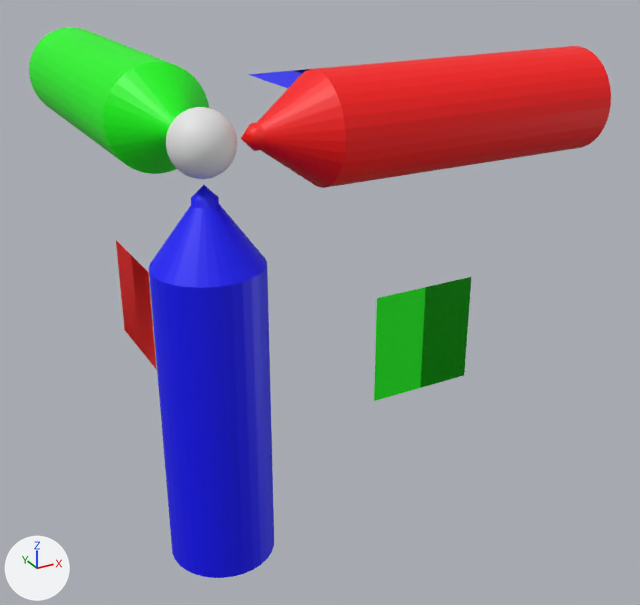
Renders of the Blender file Resources/Engine/Models/gizmo-translation.blend from each side of a commit.
Camera for both pictures: a 50 mm camera at (-112.0, -291.0, 74.0) aimed at (84.0, 66.0, -104.0). The axes (+X, +Y, +Z) are drawn at lower left. The lights are the same throughout.

The first picture shows 'ArrowXSelection', 'ArrowYSelection', 'ArrowZSelection', 'Center', 'PlaneX', 'PlaneY'.
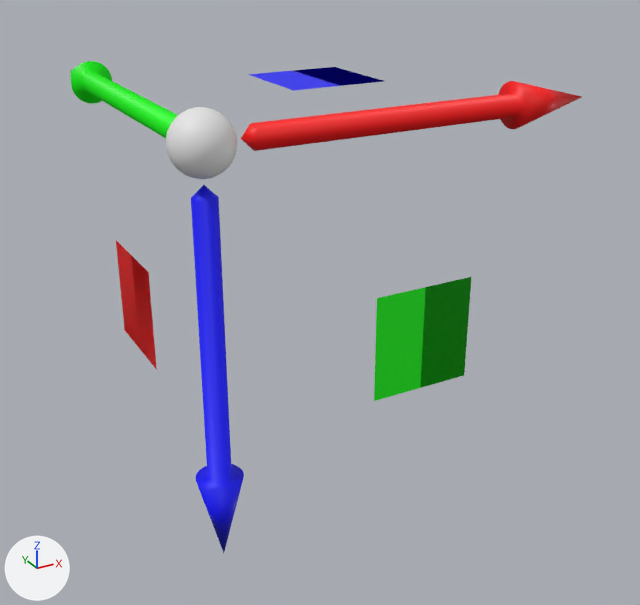
What differs and where, as boxes (x1, y1, x2, y2) in the pictures (640 x 605 px):
'ArrowZSelection', hidden (blue)
    before: (149, 204, 274, 578)
'ArrowXSelection', hidden (red)
    before: (258, 46, 611, 188)
'ArrowYSelection', hidden (green)
    before: (29, 27, 209, 174)
'ArrowZ', unchanged, uncovered by the edit
    before: (191, 185, 219, 209)
    after: (191, 185, 244, 553)
'ArrowX', unchanged, uncovered by the edit
    before: (241, 122, 265, 151)
    after: (241, 81, 582, 151)
'ArrowY', unchanged, uncovered by the edit
    before: (166, 118, 175, 133)
    after: (71, 61, 178, 138)
'PlaneZ', unchanged, uncovered by the edit
    before: (248, 68, 317, 88)
    after: (248, 67, 384, 90)

The change, as a list of edits to the scene's bpy script:
```text
Change ob_arrowzselection:
    add ob_arrowzselection.hide_set(True)
Change ob_arrowxselection:
    add ob_arrowxselection.hide_set(True)
Change ob_arrowyselection:
    add ob_arrowyselection.hide_set(True)
```
